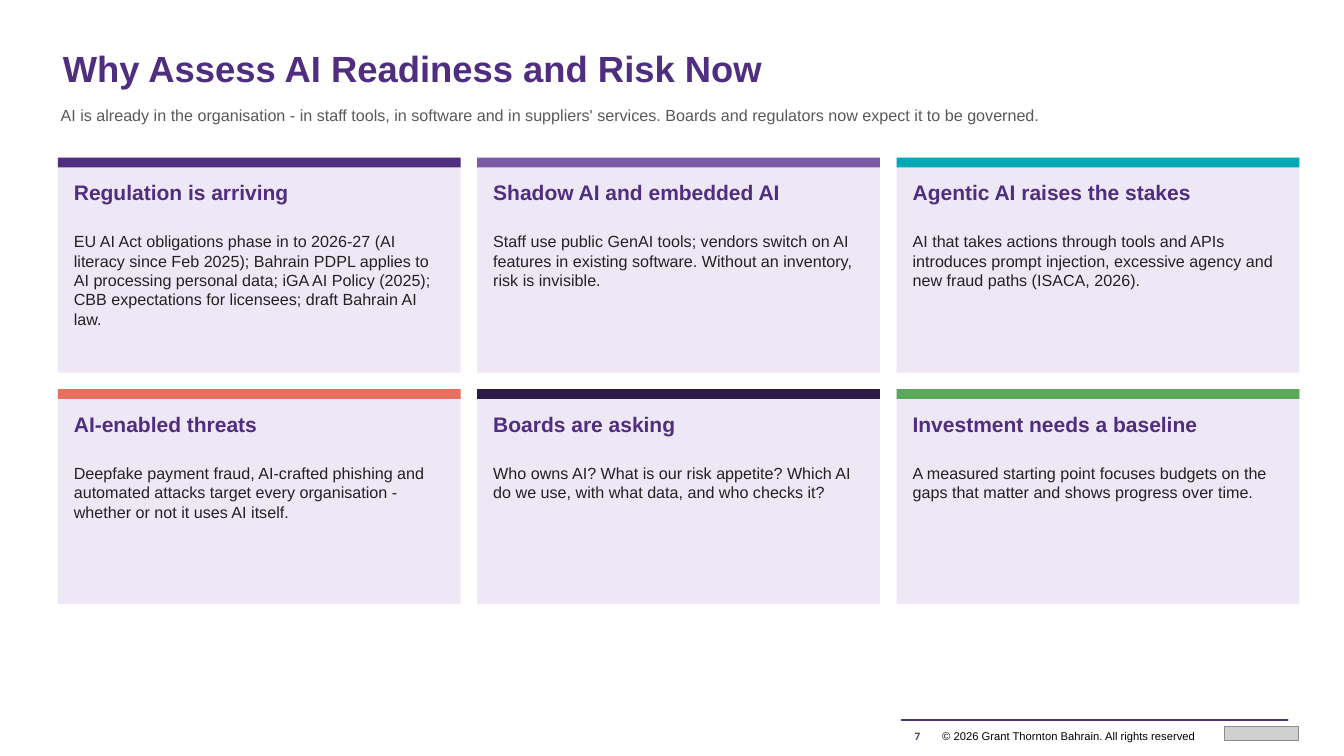
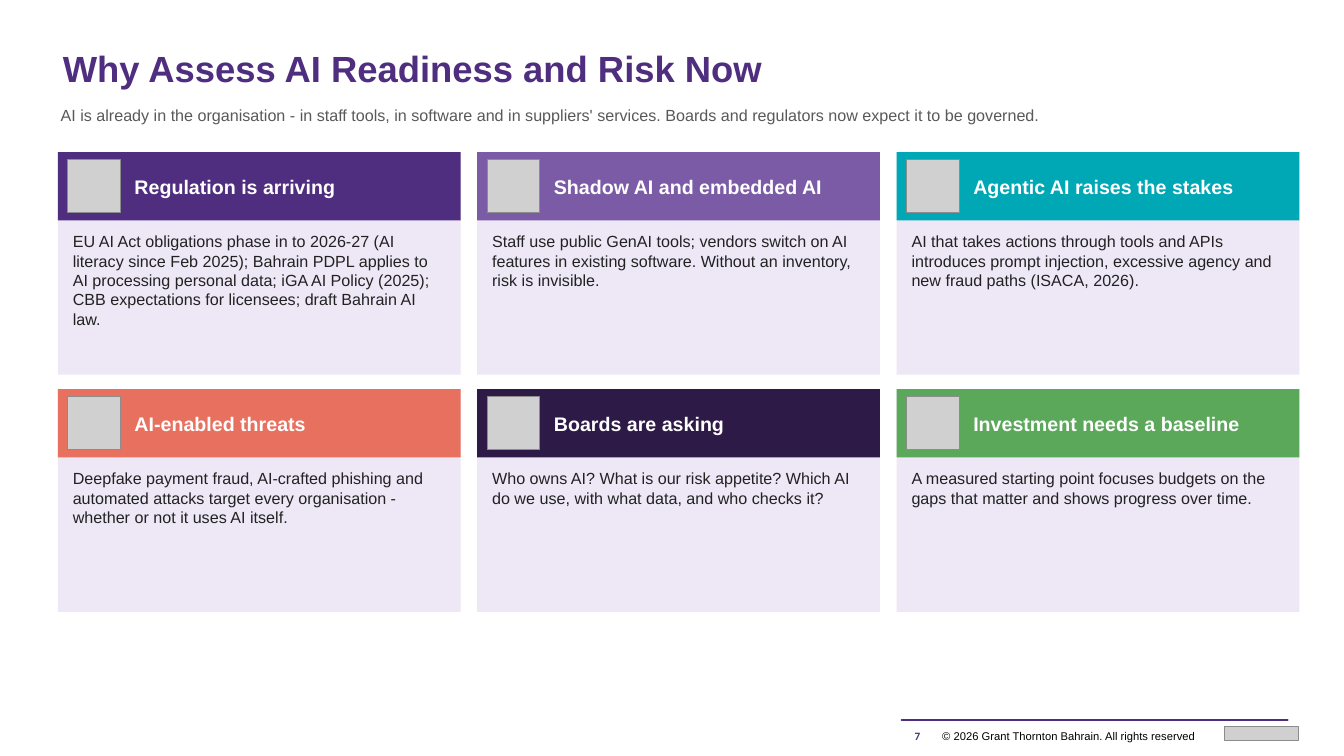
Before and after one commit to mahekdevangtrivedi-wq/GT-AI-Service-Line, a slide deck: slide 7 of 01_AI_Governance_Risk_Compliance/1.3_AI_Readiness_Assessment_Tool/GT_AI_Readiness_Assessment_Proposal.pptx. Drawn at 1344x756 pixels with LibreOffice and Linux fonts; fonts in the diff are those of the drawing; grey boxes stand for pictures. Boxes give left, top, right and bottom in pixels: in the first picture for what was removed or moved away, otherwise in the second. Text is boxed around its words. In the diff, an @@ line names an element or a change of style, - is before the commit and + after.

```diff
--- a/01_AI_Governance_Risk_Compliance/1.3_AI_Readiness_Assessment_Tool/GT_AI_Readiness_Assessment_Proposal.pptx
+++ b/01_AI_Governance_Risk_Compliance/1.3_AI_Readiness_Assessment_Tool/GT_AI_Readiness_Assessment_Proposal.pptx
@@ rectangle: place and size @@
-rectangle at [57, 157, 461, 372]
+rectangle at [57, 152, 461, 375]
@@ rectangle: place and size @@
-rectangle at [57, 157, 461, 167]
+rectangle at [57, 152, 461, 221]
@@ picture added at [68, 160, 120, 213] @@
@@ text "Regulation is arriving": place and size @@
-text "Regulation is arriving" at [74, 184, 288, 205]
+text "Regulation is arriving" at [134, 179, 335, 198]
@@ rectangle: place and size @@
-rectangle at [477, 157, 880, 372]
+rectangle at [477, 152, 880, 375]
@@ rectangle: place and size @@
-rectangle at [477, 157, 880, 167]
+rectangle at [477, 152, 880, 221]
@@ picture added at [487, 160, 539, 213] @@
@@ text "Shadow AI and embedded AI": place and size @@
-text "Shadow AI and embedded AI" at [493, 184, 780, 200]
+text "Shadow AI and embedded AI" at [554, 180, 822, 194]
@@ rectangle: place and size @@
-rectangle at [896, 157, 1300, 372]
+rectangle at [896, 152, 1300, 375]
@@ rectangle: place and size @@
-rectangle at [896, 157, 1300, 167]
+rectangle at [896, 152, 1300, 221]
@@ picture added at [906, 160, 959, 213] @@
@@ size 15 to 14 pt, text colour #4F2D7F to #FFFFFF; vertical alignment top to middle in 6 elements at [134, 417, 305, 431], [554, 416, 724, 435], [973, 417, 1240, 431], [134, 179, 335, 198], [554, 180, 822, 194], [973, 179, 1233, 198] @@
@@ text "Agentic AI raises the stakes": place and size @@
-text "Agentic AI raises the stakes" at [913, 184, 1190, 205]
+text "Agentic AI raises the stakes" at [973, 179, 1233, 198]
@@ rectangle: place and size @@
-rectangle at [57, 389, 461, 604]
+rectangle at [57, 389, 461, 612]
@@ rectangle: place and size @@
-rectangle at [57, 389, 461, 399]
+rectangle at [57, 389, 461, 458]
@@ rectangle: place and size @@
-rectangle at [896, 389, 1300, 604]
+rectangle at [477, 389, 880, 612]
@@ rectangle: place and size @@
-rectangle at [477, 389, 880, 399]
+rectangle at [477, 389, 880, 458]
@@ rectangle: place and size @@
-rectangle at [896, 389, 1300, 399]
+rectangle at [896, 389, 1300, 458]
@@ rectangle: place and size @@
-rectangle at [477, 389, 880, 604]
+rectangle at [896, 389, 1300, 612]
@@ picture added at [68, 397, 120, 450] @@
@@ text "AI-enabled threats": place and size @@
-text "AI-enabled threats" at [74, 416, 257, 432]
+text "AI-enabled threats" at [134, 417, 305, 431]
@@ picture added at [487, 397, 539, 450] @@
@@ text "Boards are asking": place and size @@
-text "Boards are asking" at [493, 416, 675, 436]
+text "Boards are asking" at [554, 416, 724, 435]
@@ picture added at [906, 397, 959, 450] @@
@@ text "Investment needs a baseline": place and size @@
-text "Investment needs a baseline" at [913, 416, 1197, 432]
+text "Investment needs a baseline" at [973, 417, 1240, 431]
@@ 3 texts: place and size @@
-3 texts at [74, 467, 1266, 518]
+3 texts at [73, 472, 1265, 523]
```
Also in this commit, not shown: 13 other slides changed, 33 other files.
